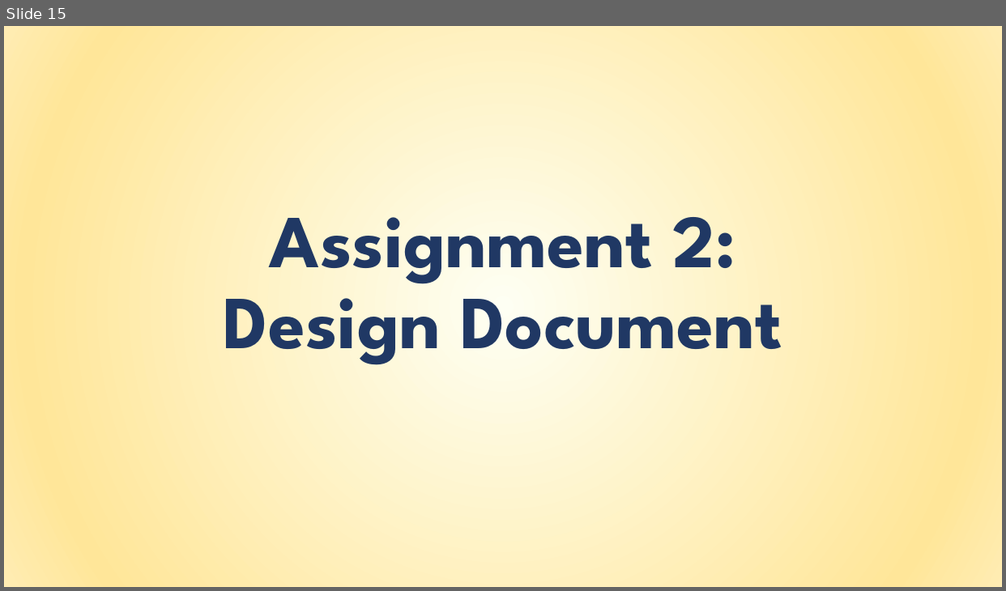
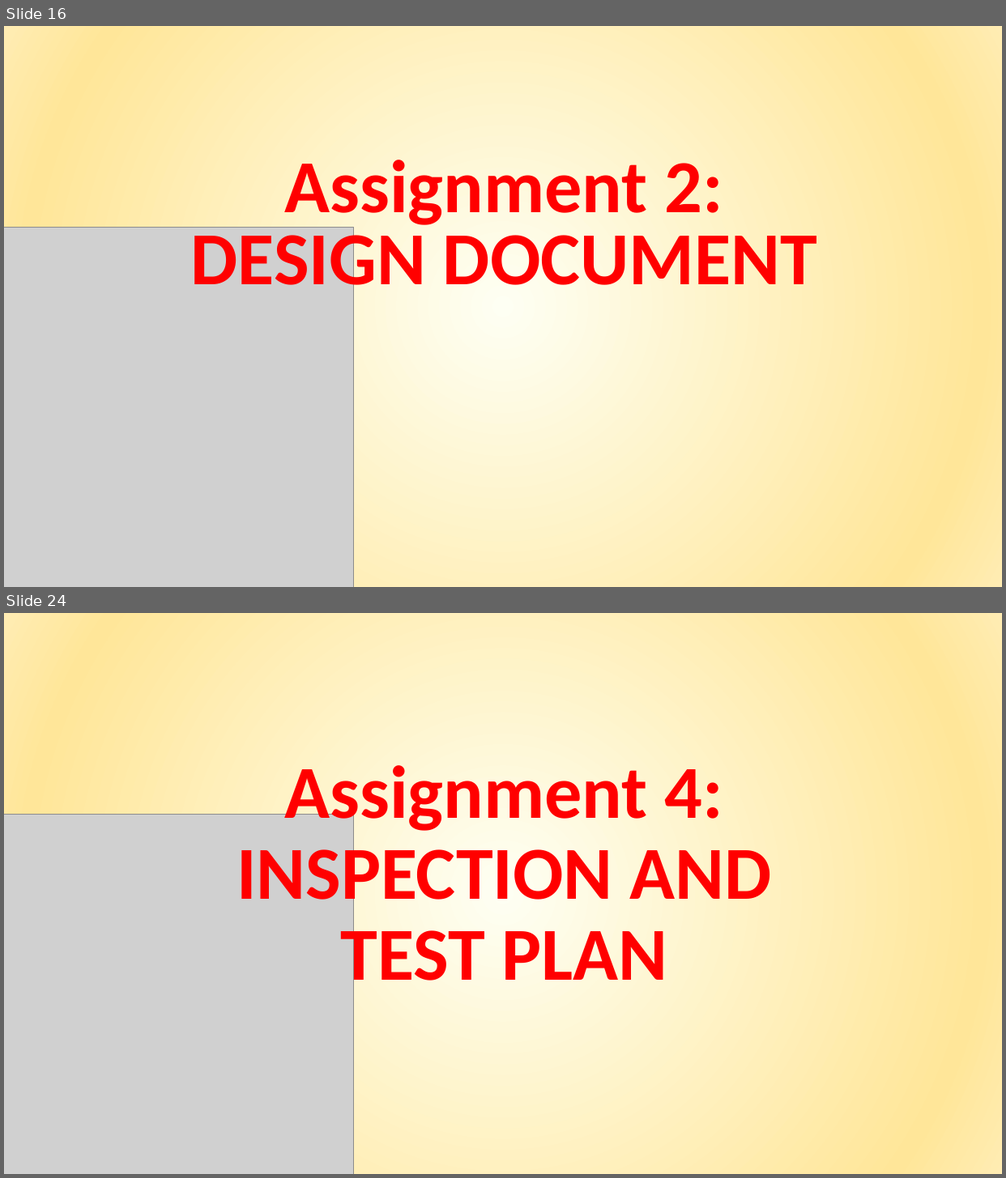
Before and after one commit to giuseppemanzi/manzinicolini, a slide deck: All/final presentation/Final presentation.pptx. Shown one above the other, each under a label of ours: slide 15 before the commit, slides 16 and 24 after it; the slides between them are not shown. The pictures are 1006x591 and 1006x1178 pixels, drawn with LibreOffice and Linux fonts; fonts in the diff are those of the drawing; grey boxes stand for pictures. Boxes give left, top, right and bottom in pixels: in the first picture for what was removed or moved away, otherwise in the second. Text is boxed around its words. In the diff, an @@ line names an element or a change of style, - is before the commit and + after.

```diff
--- a/All/final presentation/Final presentation.pptx
+++ b/All/final presentation/Final presentation.pptx
@@ slide 24 added at (4, 613, 1002, 1174), background gradient #FEFFF3 to #FFE699 to #FFECB2 @@
@@ text added at (236, 765, 772, 998), 72 pt, text gradient #A51502 to #FF0000 to #DE918F, bold @@
+Assignment 4:
+INSPECTION AND
+TEST PLAN
@@ picture added at (4, 815, 354, 1174) @@
@@ what was slide 15 is now slide 16 @@
@@ slide 16 changed as well @@
@@ text at (191, 160, 817, 302): text changed; font League Spartan to Calibri; text colour #203864 to gradient #A51502 to #FF0000 to #DE918F @@
-Assignment 2:
-Design Document
+Assignment 2:
+DESIGN DOCUMENT
@@ picture added at (4, 228, 354, 587) @@
```
Also in this commit, not shown: 16 other slides changed, 11 other slides added, 6 slides removed, 10 other files.
